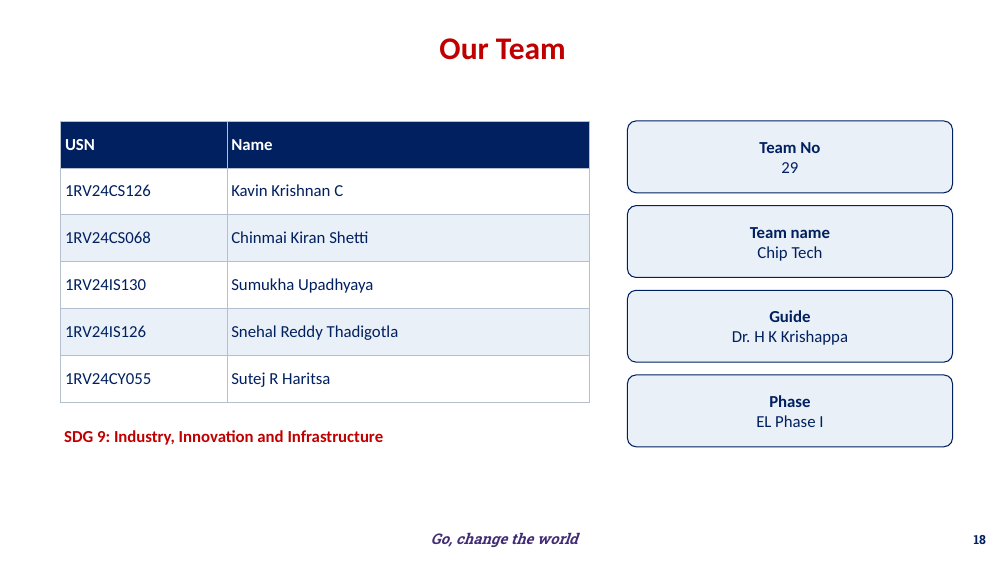
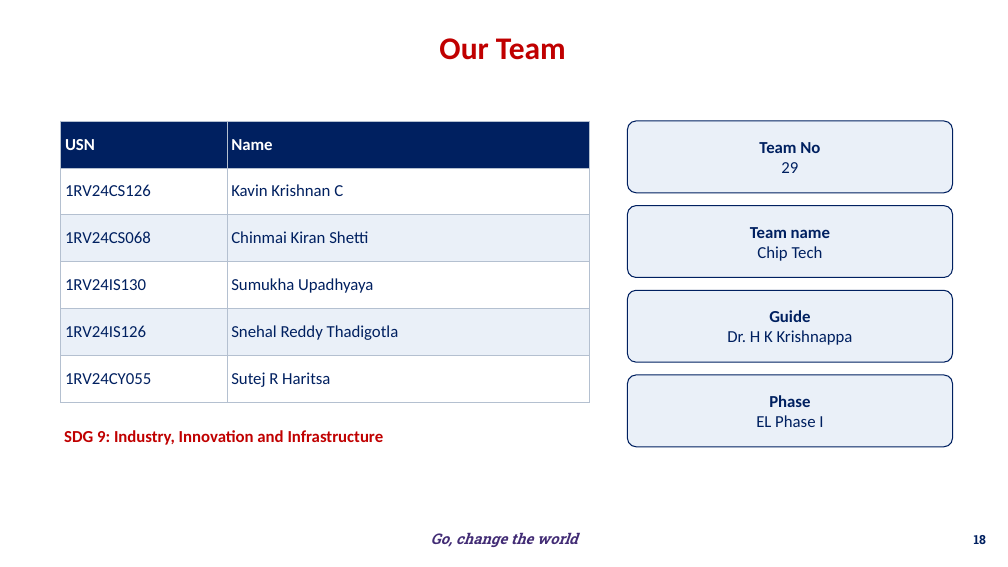
Before and after one commit to overclocked-2124/ChipCheck, a slide deck: slide 18 of docs/presentation/AI-Driven Adaptive Physical Testing for Embedded Systems - Phase 1.pptx. Drawn at 1008x567 pixels with LibreOffice and Linux fonts; fonts in the diff are those of the drawing; background and template pictures are left out. Boxes give left, top, right and bottom in pixels: in the first picture for what was removed or moved away, otherwise in the second. Text is boxed around its words. In the diff, an @@ line names an element or a change of style, - is before the commit and + after.

```diff
--- a/docs/presentation/AI-Driven Adaptive Physical Testing for Embedded Systems - Phase 1.pptx
+++ b/docs/presentation/AI-Driven Adaptive Physical Testing for Embedded Systems - Phase 1.pptx
@@ text in rounded rectangle at (x1=727, y1=330, x2=853, y2=345): text changed @@
-Dr. H K Krishappa
+Dr. H K Krishnappa
```
Also in this commit, not shown: 3 other files.
